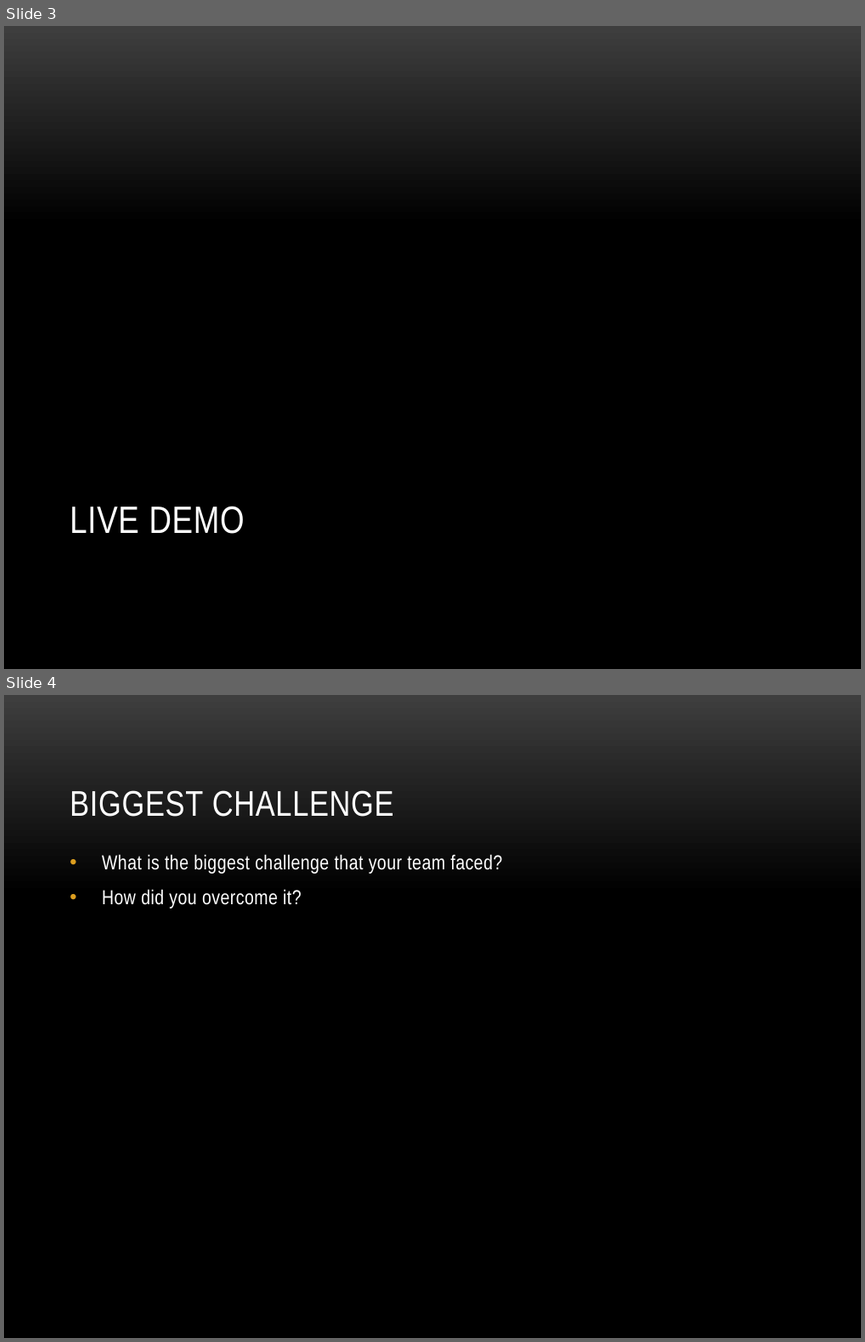
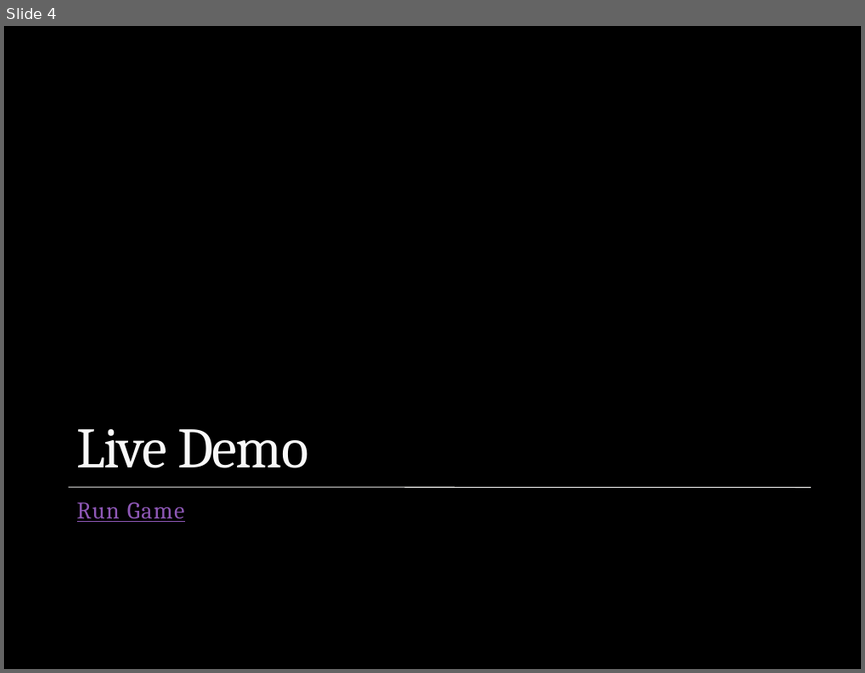
Before and after one commit to dwinings/Grow, a slide deck: CS325 Final Presentation Outline.pptx. Shown one above the other, each under a label of ours: slides 3 and 4 before the commit, slide 4 after it. The pictures are 865x1342 and 865x673 pixels, drawn with LibreOffice and Linux fonts; fonts in the diff are those of the drawing; background and template pictures are left out. Boxes give left, top, right and bottom in pixels: in the first picture for what was removed or moved away, otherwise in the second. Text is boxed around its words. In the diff, an @@ line names an element or a change of style, - is before the commit and + after.

```diff
--- a/CS325 Final Presentation Outline.pptx
+++ b/CS325 Final Presentation Outline.pptx
@@ slide 4 removed at (4,695,861,1338), background picture (left out) @@
@@ title removed at (69,790,394,817) @@
-BIGGEST CHALLENGE
@@ text removed at (102,854,502,908) @@
-• What is the biggest challenge that your team faced?
-• How did you overcome it?
@@ what was slide 3 is now slide 4 @@
@@ slide 4 changed as well @@
@@ background gradient #3F3F3F to #000000 to picture (left out) @@
@@ title "Live Demo" at (77,429,308,468): vertical alignment top to bottom @@
@@ title at (77,429,308,468): text changed; size 32 to 48 pt; font Arial Narrow to Cambria; text colour #FFFFFF to #F9F9F9 @@
-LIVE DEMO
+Live Demo
@@ line added from (69, 487) to (812, 487), #E9E9E8 0.75 pt @@
@@ text added at (77,502,185,522), 20 pt, text #8E58B6, underline @@
+Run Game
```
Also in this commit, not shown: 7 slides added, 5 other slides removed.
